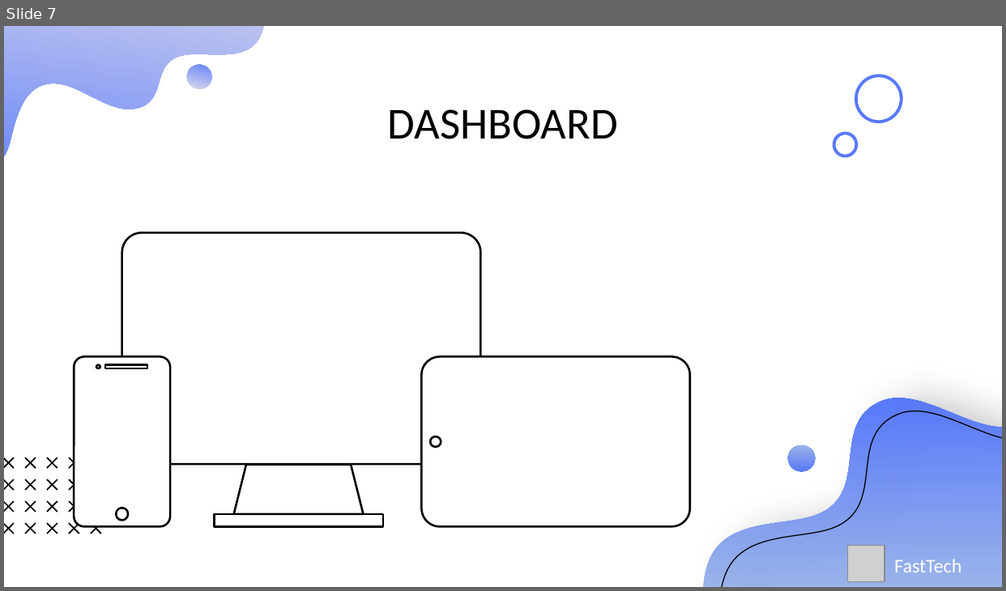
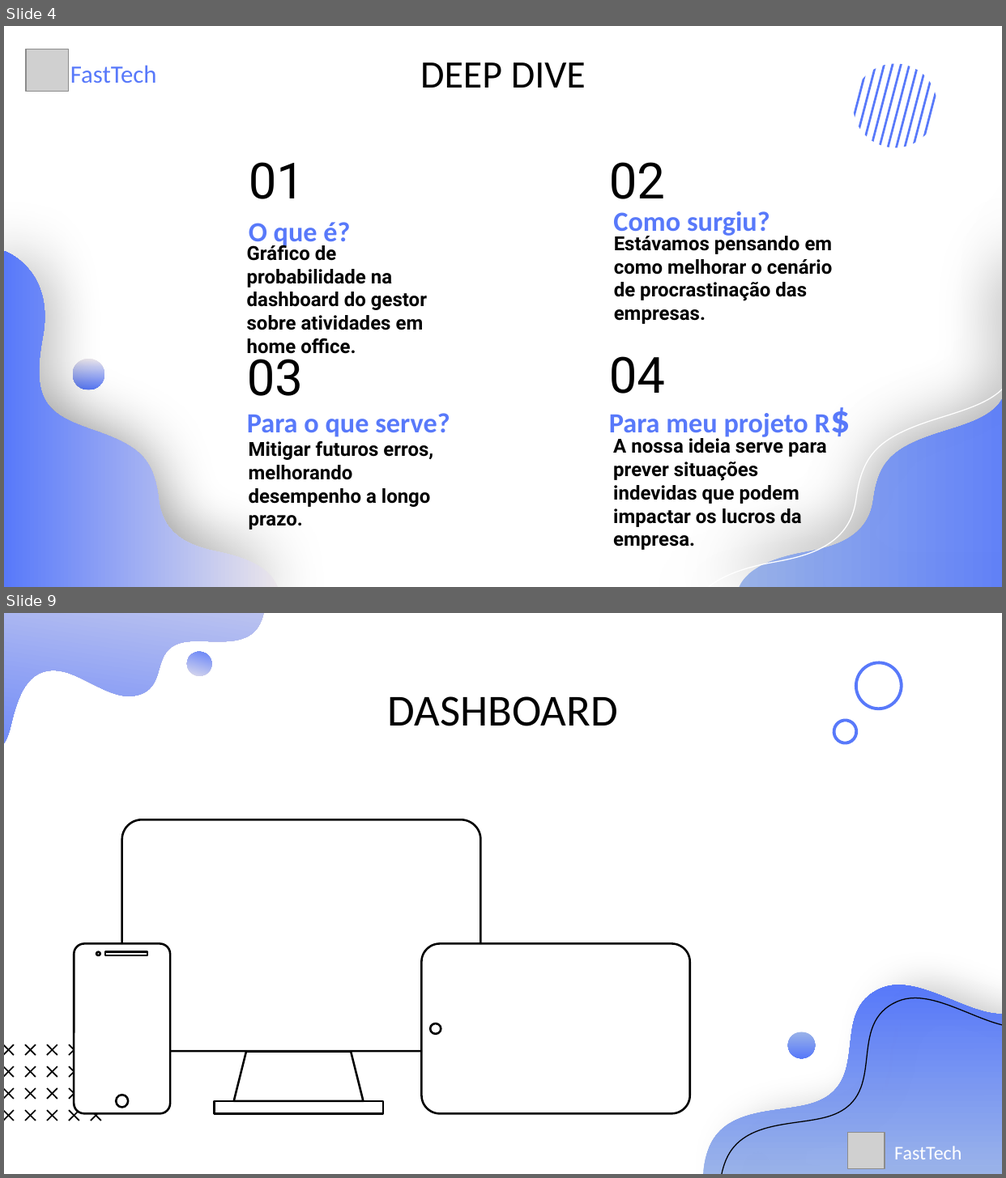
Before and after one commit to Grupo-1-adsa/Grupo-1-adsa, a slide deck: Documentação/PPT/Sprint 3 - Apresentação.pptx. Shown one above the other, each under a label of ours: slide 7 before the commit, slides 4 and 9 after it; the slides between them are not shown. The pictures are 1006x591 and 1006x1178 pixels, drawn with LibreOffice and Linux fonts; fonts in the diff are those of the drawing; grey boxes stand for pictures. Boxes give left, top, right and bottom in pixels: in the first picture for what was removed or moved away, otherwise in the second. Text is boxed around its words. In the diff, an @@ line names an element or a change of style, - is before the commit and + after.

```diff
--- a/Documentação/PPT/Sprint 3 - Apresentação.pptx
+++ b/Documentação/PPT/Sprint 3 - Apresentação.pptx
@@ slide 4 added at box(4, 26, 1002, 587), background #FFFFFF @@
@@ picture added at box(26, 49, 68, 91) @@
@@ text added at box(70, 65, 157, 83), 18 pt, text #5879FA @@
+FastTech
@@ title added at box(420, 62, 586, 88), 28 pt, text #000000 @@
+DEEP DIVE
@@ group added at box(853, 64, 936, 148): 10 freeform shapes @@
@@ title added at box(249, 162, 305, 199), 36 pt, text #000000 @@
+01
@@ title added at box(609, 162, 665, 199), 36 pt, text #000000 @@
+02
@@ text added at box(613, 211, 770, 238), 20 pt, text #5879FA, bold @@
+Como surgiu?
@@ freeform shape added at box(696, 203, 1002, 587), outline #FFFFFF 0.75 pt @@
@@ text added at box(247, 242, 427, 354), 14 pt, text #000000, bold @@
+Gráfico de probabilidade na dashboard do gestor sobre atividades em home office.
@@ subtitle added at box(249, 222, 350, 249), 20 pt, text #5879FA, bold @@
+O que é?
@@ text added at box(614, 233, 833, 301), 14 pt, text #000000, bold @@
+Estávamos pensando em como melhorar o cenário de procrastinação das empresas.
@@ freeform shape added at box(5, 251, 278, 587), fill gradient #EAE5EB to #5879FA @@
@@ freeform shape added at box(739, 251, 1002, 587), fill gradient #9BB4E9 to #5879FA @@
@@ ellipse added at box(73, 359, 104, 390), fill gradient #EAE5EB to #5879FA @@
@@ text added at box(247, 350, 303, 396), 36 pt, text #000000 @@
+03
@@ text added at box(609, 356, 665, 394), 36 pt, text #000000 @@
+04
@@ text added at box(247, 413, 450, 437), 20 pt, text #5879FA, bold @@
+Para o que serve?
@@ text added at box(609, 413, 830, 440), 20 pt, text #5879FA, bold @@
+Para meu projeto R$
@@ text added at box(613, 436, 827, 527), 14 pt, text #000000, bold @@
+A nossa ideia serve para prever situações indevidas que podem impactar os lucros da empresa.
@@ text added at box(249, 441, 433, 530), 14 pt, text #000000, bold @@
+Mitigar futuros erros, melhorando desempenho a longo prazo.
@@ what was slide 7 is now slide 9 @@
```
Also in this commit, not shown: 5 slides changed, 2 other slides added, 1 slide removed, 2 other files.
